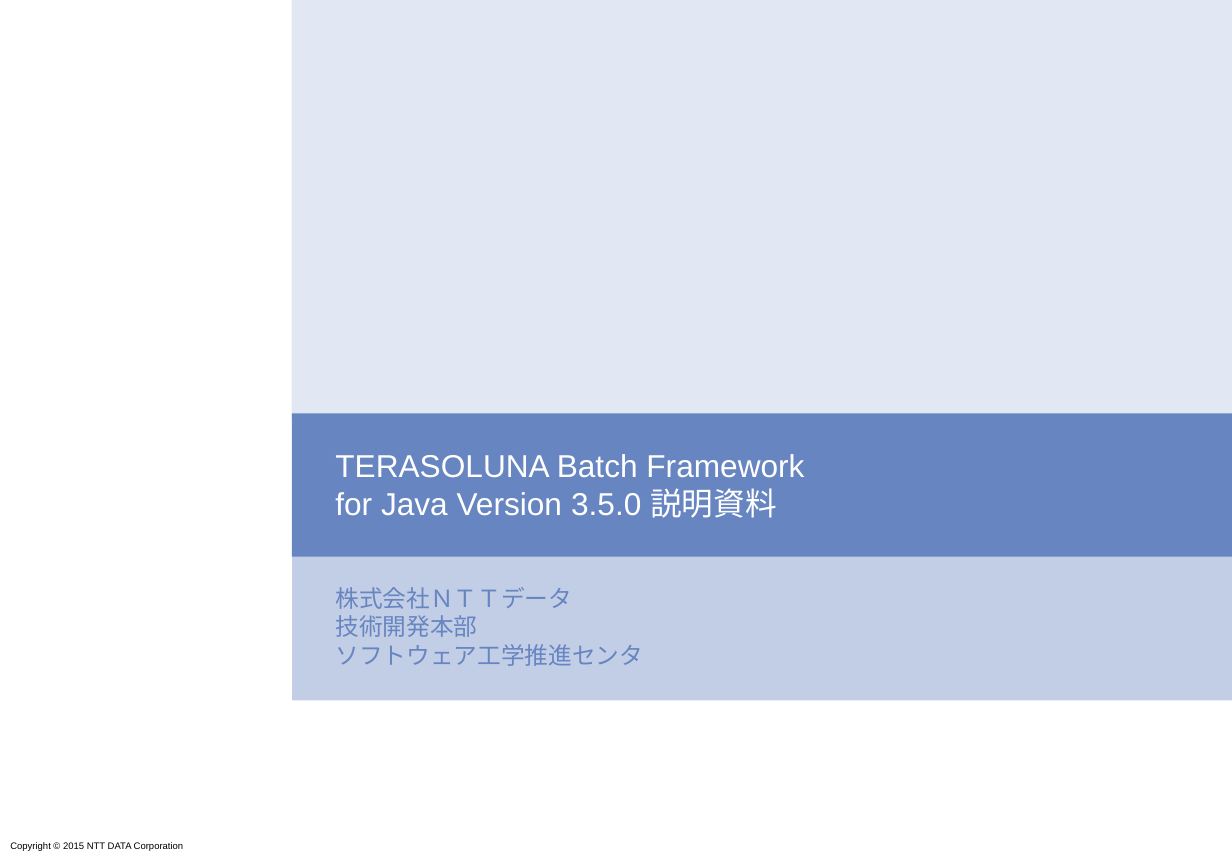
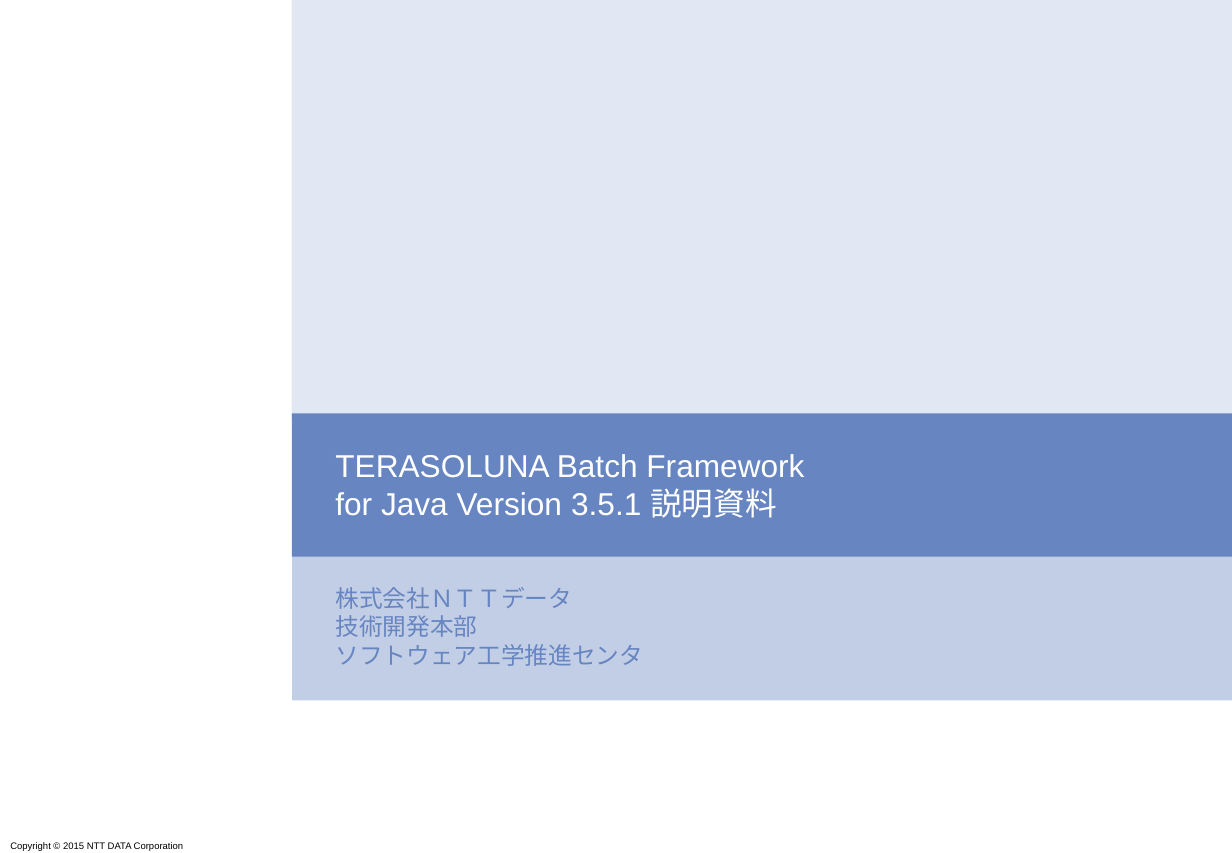
Before and after one commit to terasoluna-batch/terasoluna-doc, a slide deck: slide 1 of architecture/TERASOLUNA Batch Framework for Java Version 3.x 説明資料.pptx. Drawn at 1232x853 pixels with LibreOffice and Linux fonts; fonts in the diff are those of the drawing; background and template pictures are left out. Boxes give left, top, right and bottom in pixels: in the first picture for what was removed or moved away, otherwise in the second. Text is boxed around its words. In the diff, an @@ line names an element or a change of style, - is before the commit and + after.

```diff
--- a/architecture/TERASOLUNA Batch Framework for Java Version 3.x 説明資料.pptx
+++ b/architecture/TERASOLUNA Batch Framework for Java Version 3.x 説明資料.pptx
@@ title at (335, 454, 804, 518): text changed @@
-TERASOLUNA Batch Framework
-for Java Version 3.5.0 説明資料
+TERASOLUNA Batch Framework
+for Java Version 3.5.1 説明資料
```
Also in this commit, not shown: 5 other files.
